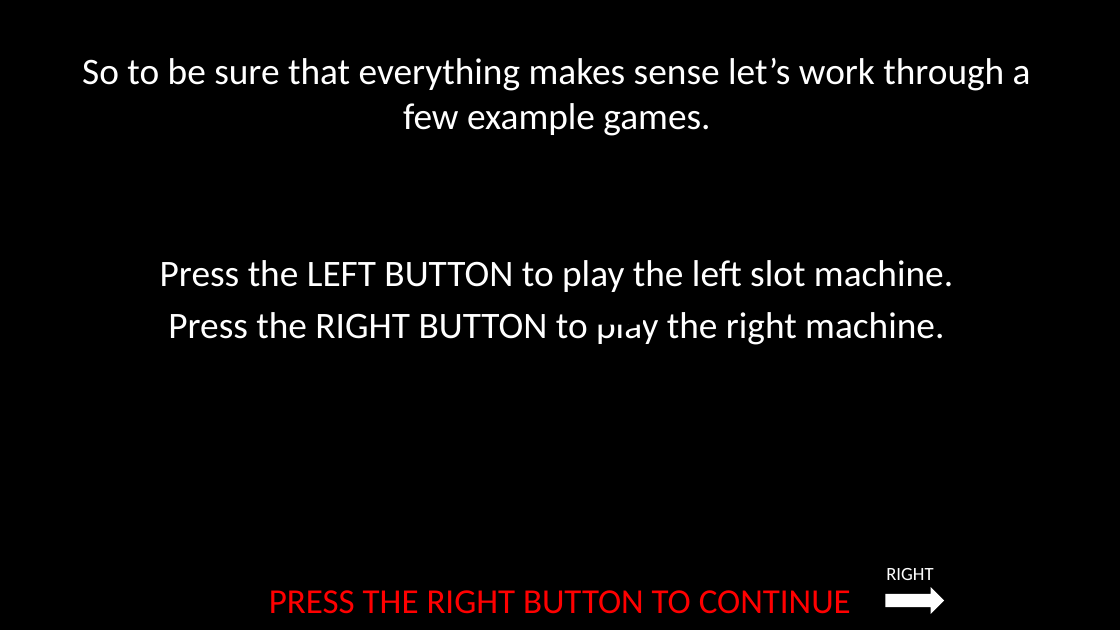
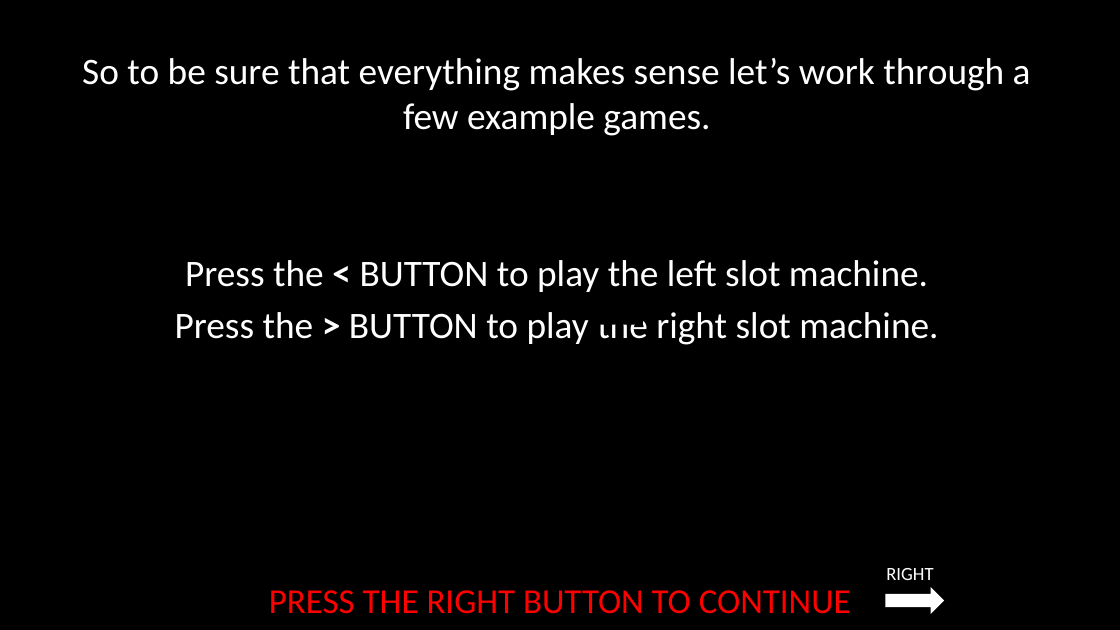
Before and after one commit to laureate-institute-for-brain-research/StimToolOnline, a slide deck: slide 21 of public/js/tasks/horizon/media/horizonInstructions_RSS.pptx. Drawn at 1120x630 pixels with LibreOffice and Linux fonts; fonts in the diff are those of the drawing. Boxes give left, top, right and bottom in pixels: in the first picture for what was removed or moved away, otherwise in the second. Text is boxed around its words. In the diff, an @@ line names an element or a change of style, - is before the commit and + after.

```diff
--- a/public/js/tasks/horizon/media/horizonInstructions_RSS.pptx
+++ b/public/js/tasks/horizon/media/horizonInstructions_RSS.pptx
@@ text at [175, 260, 938, 345]: text changed @@
-Press the LEFT BUTTON to play the left slot machine.
-Press the RIGHT BUTTON to play the right machine.
+Press the < BUTTON to play the left slot machine.
+Press the > BUTTON to play the right slot machine.
```
Also in this commit, not shown: 1 other slide changed, 1 slide removed, 55 other files.
